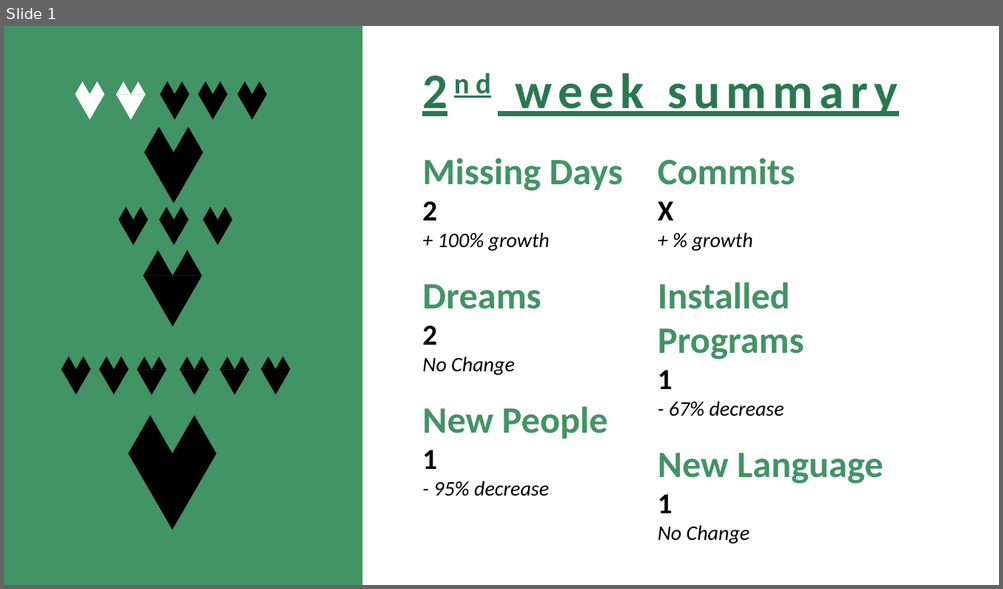
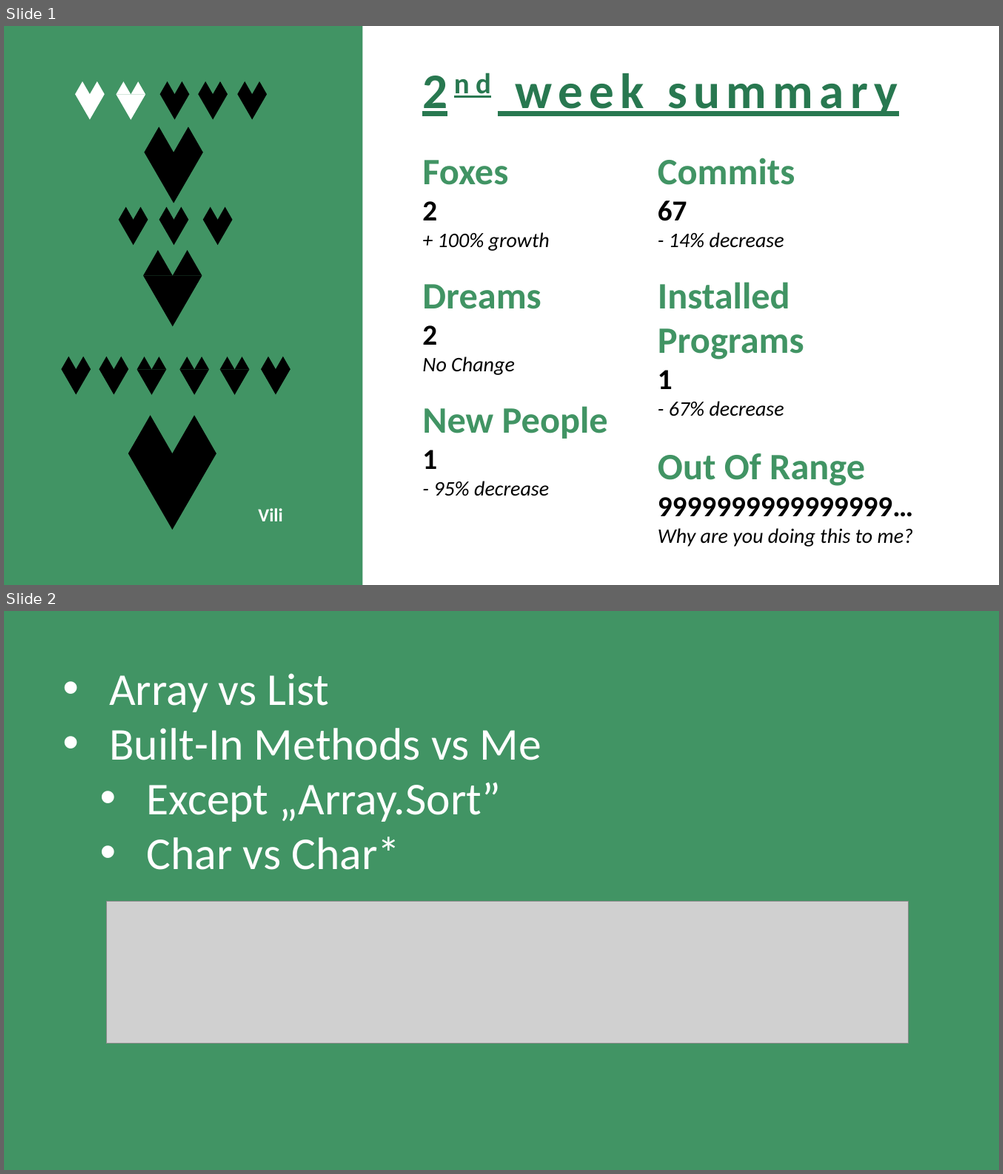
Before and after one commit to green-fox-academy/csibivili, a slide deck: week-02/2ndWeekPresentation.pptx. Shown one above the other, each under a label of ours: slide 1 before the commit, slides 1 and 2 after it. The pictures are 1003x589 and 1003x1174 pixels, drawn with LibreOffice and Linux fonts; fonts in the diff are those of the drawing; grey boxes stand for pictures. Boxes give left, top, right and bottom in pixels: in the first picture for what was removed or moved away, otherwise in the second. Text is boxed around its words. In the diff, an @@ line names an element or a change of style, - is before the commit and + after.

Commit message:
slight changes

```diff
--- a/week-02/2ndWeekPresentation.pptx
+++ b/week-02/2ndWeekPresentation.pptx
@@ slide 2 added at [4,611,999,1170], background #419464 @@
@@ text added at [109,673,541,870], 44 pt, text #FFFFFF @@
+• Array vs List
+• Built-In Methods vs Me
+  • Except „Array.Sort”
+  • Char vs Char*
@@ picture added at [106,902,908,1045] @@
@@ slide 1 changed as well @@
@@ text at [422,160,508,185]: text changed @@
-Missing Days
+Foxes
@@ text at [669,232,784,248]: text changed @@
-X
-+ % growth
+67
+- 14% decrease
@@ text at [657,454,913,547]: text changed; size 36 to 20 pt; text colour #419464 to #000000 @@
-New Language
-1
-No Change
+Out Of Range
+9999999999999999…
+Why are you doing this to me?
@@ text added at [258,508,282,522], 18 pt, text #FFFFFF, bold @@
+Vili
```
